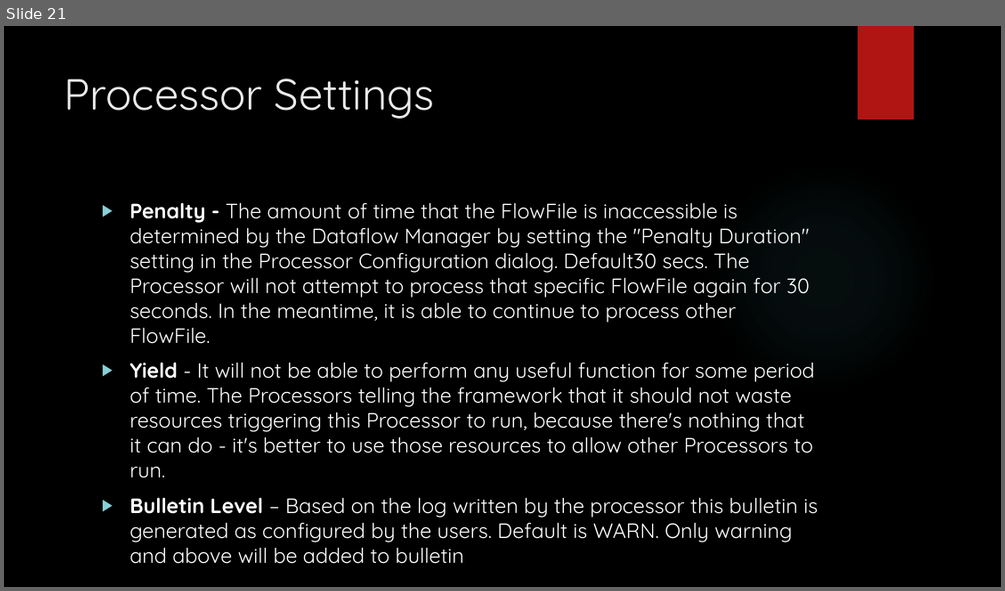
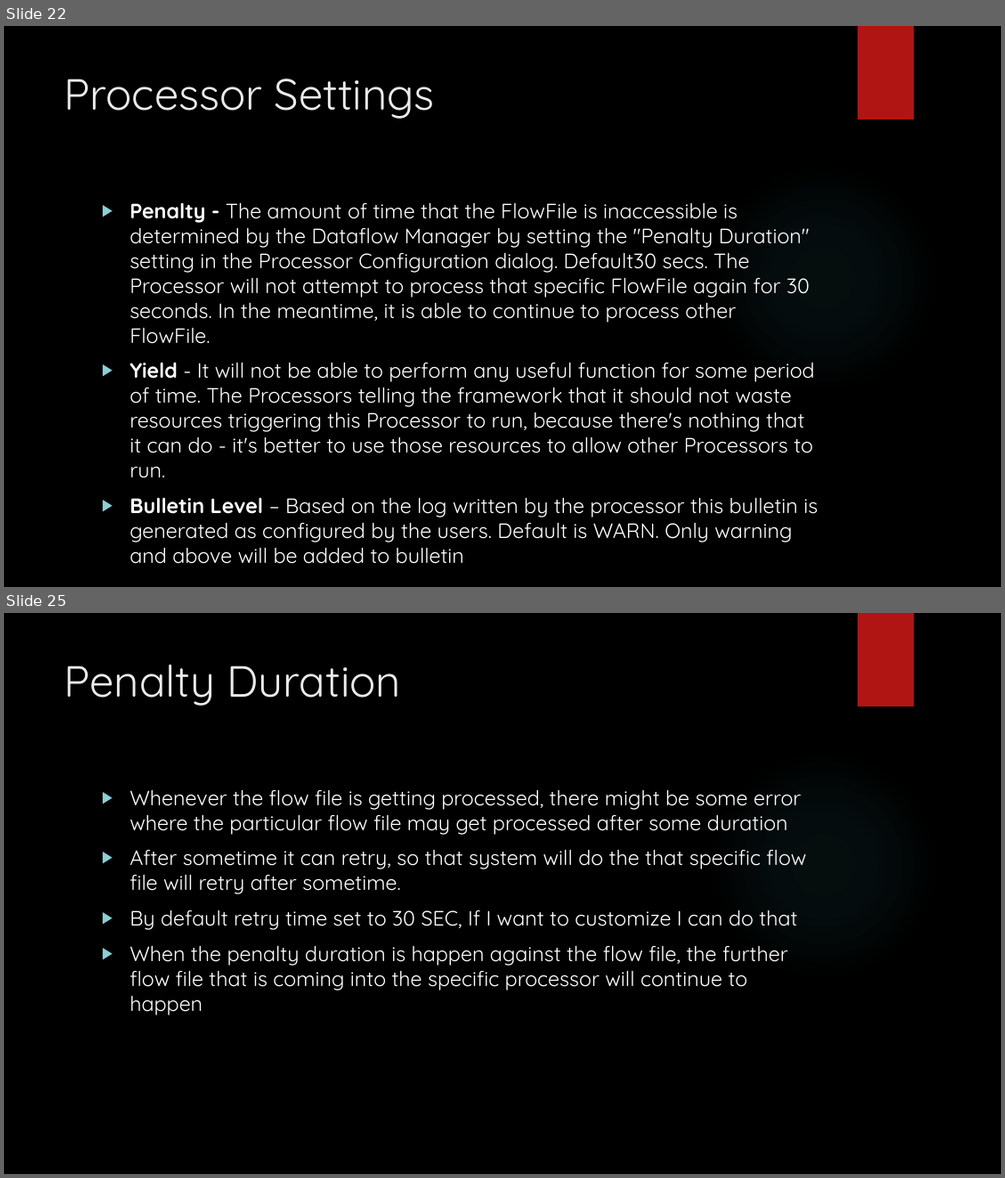
Before and after one commit to karthick1808/apachenifi, a slide deck: Apache Nifi.pptx. Shown one above the other, each under a label of ours: slide 21 before the commit, slides 22 and 25 after it; the slides between them are not shown. The pictures are 1005x591 and 1005x1178 pixels, drawn with LibreOffice and Linux fonts; fonts in the diff are those of the drawing; background and template pictures are left out. Boxes give left, top, right and bottom in pixels: in the first picture for what was removed or moved away, otherwise in the second. Text is boxed around its words. In the diff, an @@ line names an element or a change of style, - is before the commit and + after.

```diff
--- a/Apache Nifi.pptx
+++ b/Apache Nifi.pptx
@@ slide 25 added at (x1=4, y1=613, x2=1001, y2=1174), background picture (left out); not listed: 2 template elements that a slide beside it also shows @@
@@ title added at (x1=65, y1=664, x2=402, y2=706), 42 pt, text #EBEBEB @@
+Penalty Duration
@@ text added at (x1=129, y1=789, x2=806, y2=1015), 20 pt, text #FFFFFF @@
+▶ Whenever the flow file is getting processed, there might be some error where the particular flow file may get processed after some duration
+▶ After sometime it can retry, so that system will do the that specific flow file will retry after sometime.
+▶ By default retry time set to 30 SEC, If I want to customize I can do that
+▶ When the penalty duration is happen against the flow file, the further flow file that is coming into the specific processor will continue to happen
@@ what was slide 21 is now slide 22 @@
```
Also in this commit, not shown: 1 slide changed, 10 other slides added.
